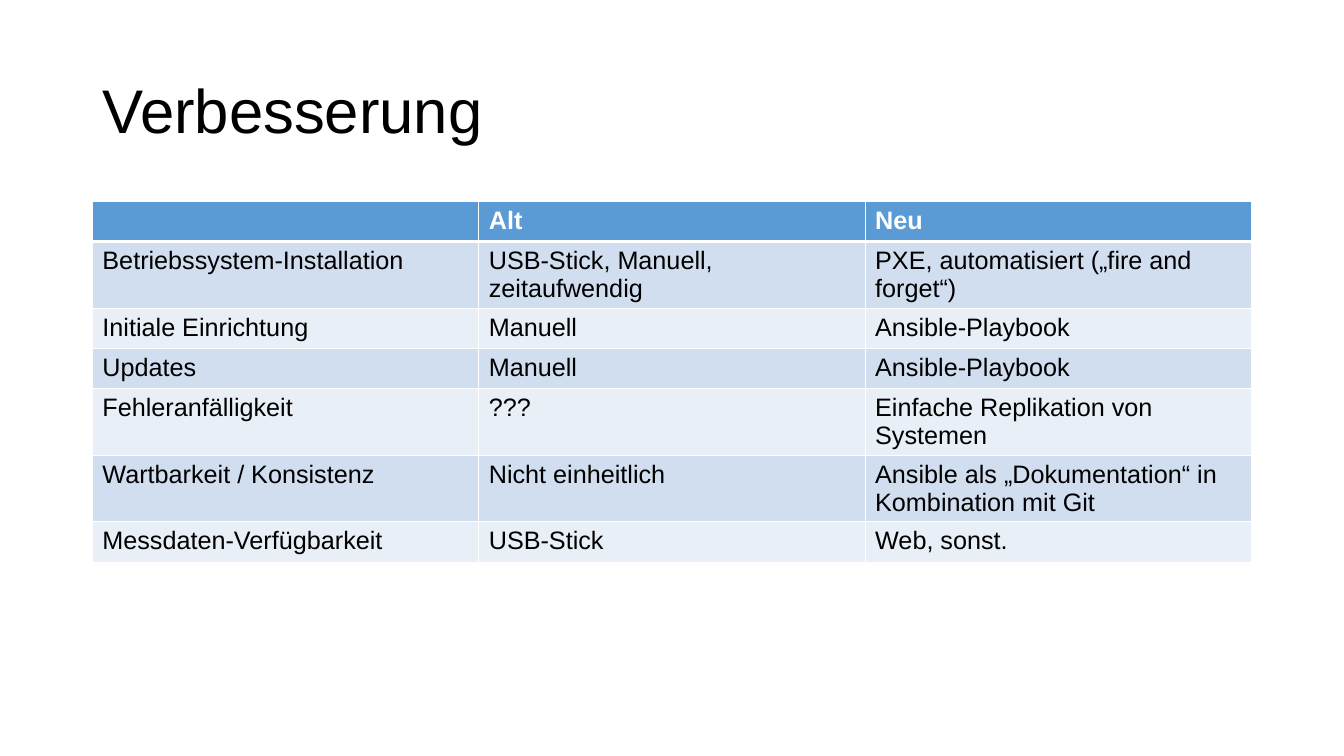
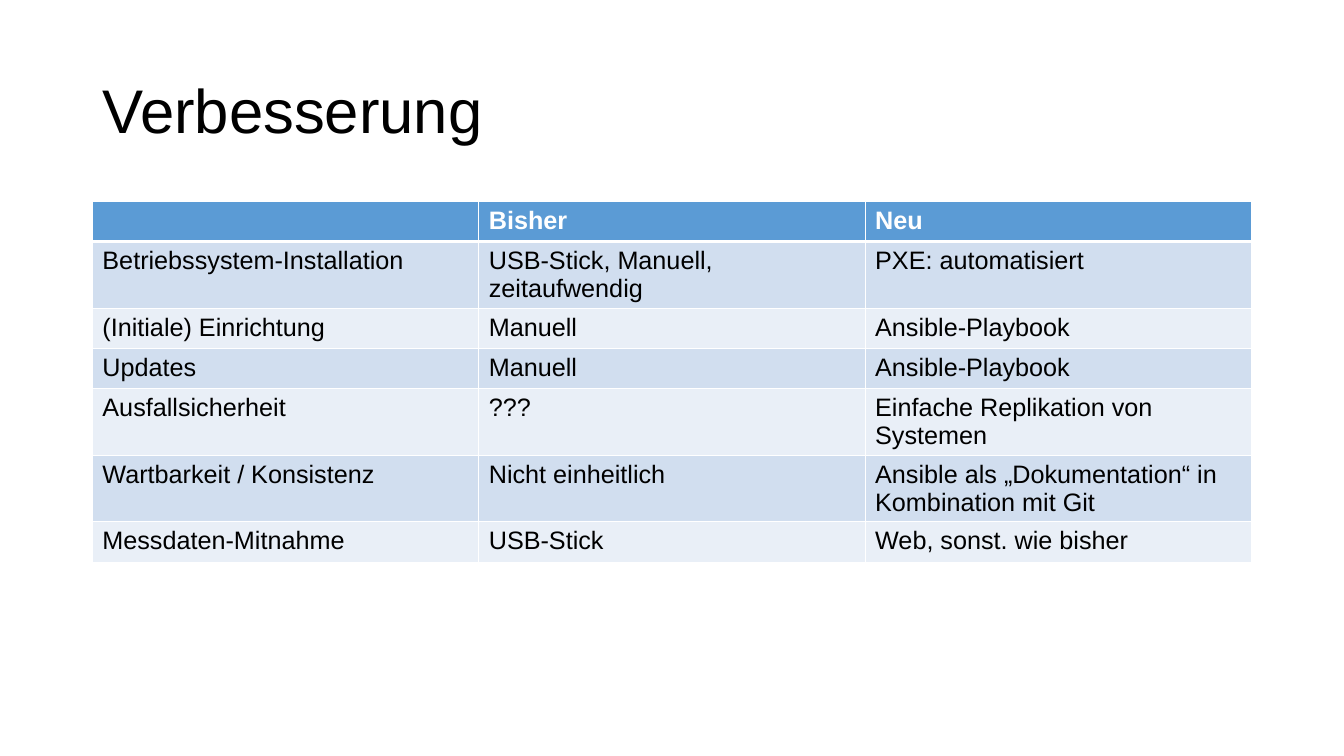
Before and after one commit to MitchiLaser/Pantheon, a slide deck: slide 9 of Roadmap/slides.pptx (slide 7 before the commit). Drawn at 1344x756 pixels with LibreOffice and Linux fonts; fonts in the diff are those of the drawing. Boxes give left, top, right and bottom in pixels: in the first picture for what was removed or moved away, otherwise in the second. Text is boxed around its words. In the diff, an @@ line names an element or a change of style, - is before the commit and + after.

```diff
--- a/Roadmap/slides.pptx
+++ b/Roadmap/slides.pptx
@@ table at <box>93,202,1251,557</box> @@
-row 1, column 2: Alt
+row 1, column 2: Bisher
-row 2, column 3: PXE, automatisiert („fire and forget“)
+row 2, column 3: PXE: automatisiert
-row 3, column 1: Initiale Einrichtung
+row 3, column 1: (Initiale) Einrichtung
-row 5, column 1: Fehleranfälligkeit
+row 5, column 1: Ausfallsicherheit
-row 7, column 1: Messdaten-Verfügbarkeit
+row 7, column 1: Messdaten-Mitnahme
-row 7, column 3: Web, sonst.
+row 7, column 3: Web, sonst. wie bisher
```
Also in this commit, not shown: 5 other slides changed, 2 slides added, 3 other files.
